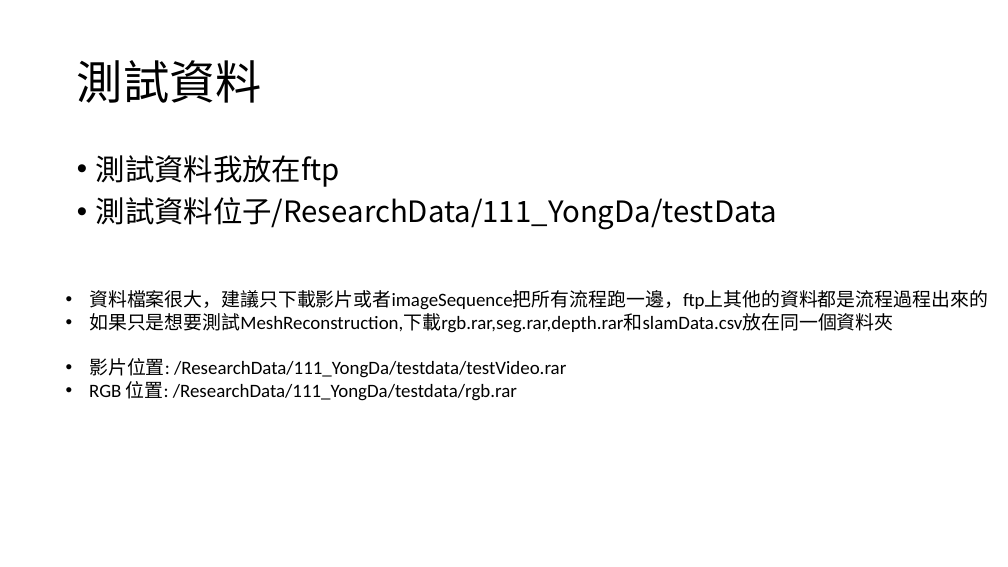
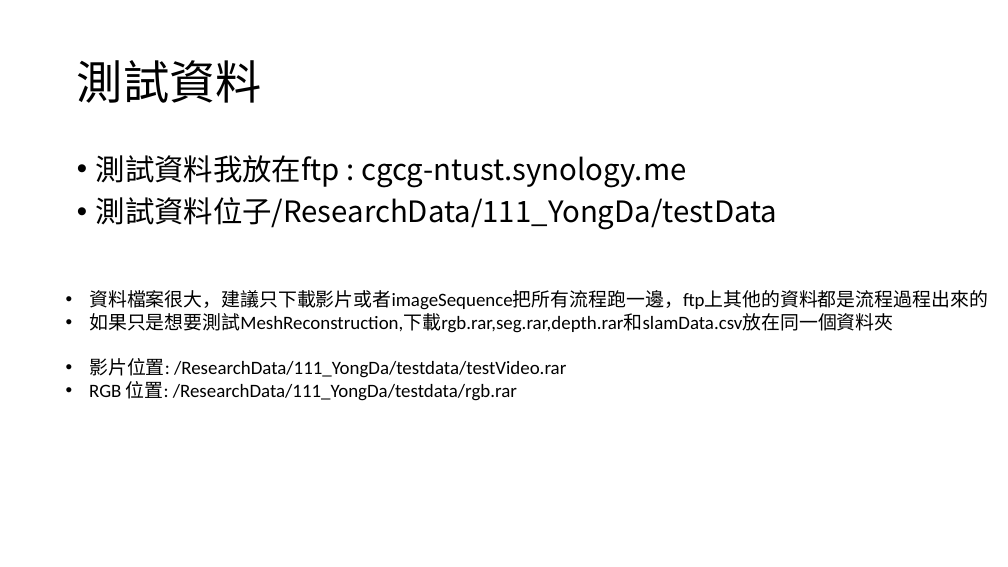
Before and after one commit to dada97/MeshReconstruction_SLAM, a slide deck: slide 18 of 說明文件.pptx. Drawn at 1008x567 pixels with LibreOffice and Linux fonts; fonts in the diff are those of the drawing; background and template pictures are left out. Boxes give left, top, right and bottom in pixels: in the first picture for what was removed or moved away, otherwise in the second. Text is boxed around its words. In the diff, an @@ line names an element or a change of style, - is before the commit and + after.

Commit message:
update 說明文件

```diff
--- a/說明文件.pptx
+++ b/說明文件.pptx
@@ text at bbox=[96, 155, 686, 188]: text changed @@
-• 測試資料我放在ftp
+• 測試資料我放在ftp : cgcg-ntust.synology.me
```
